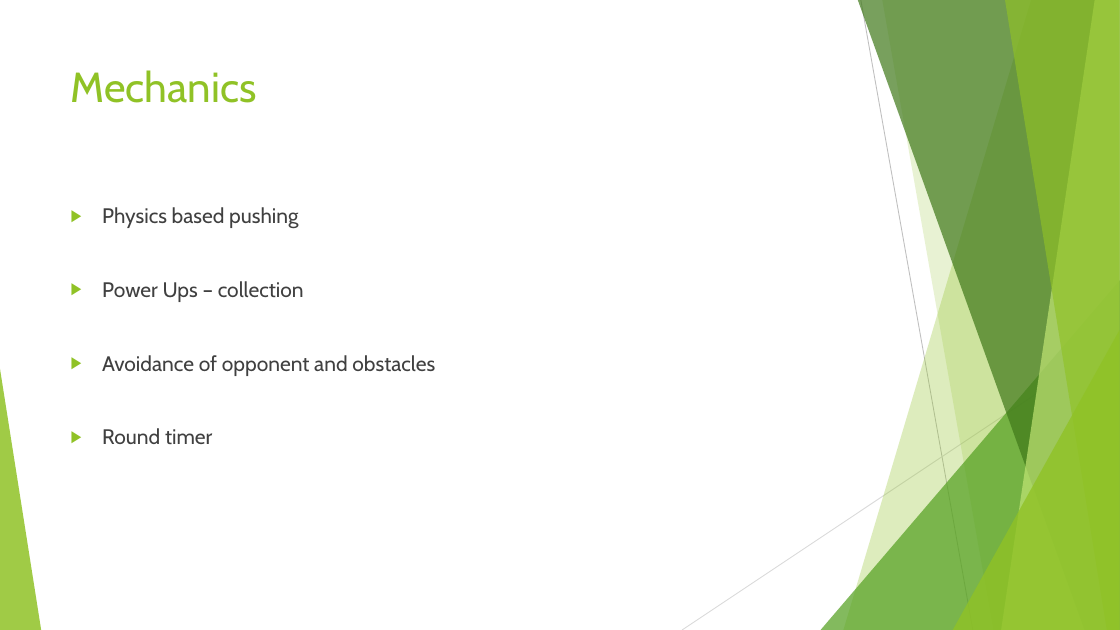
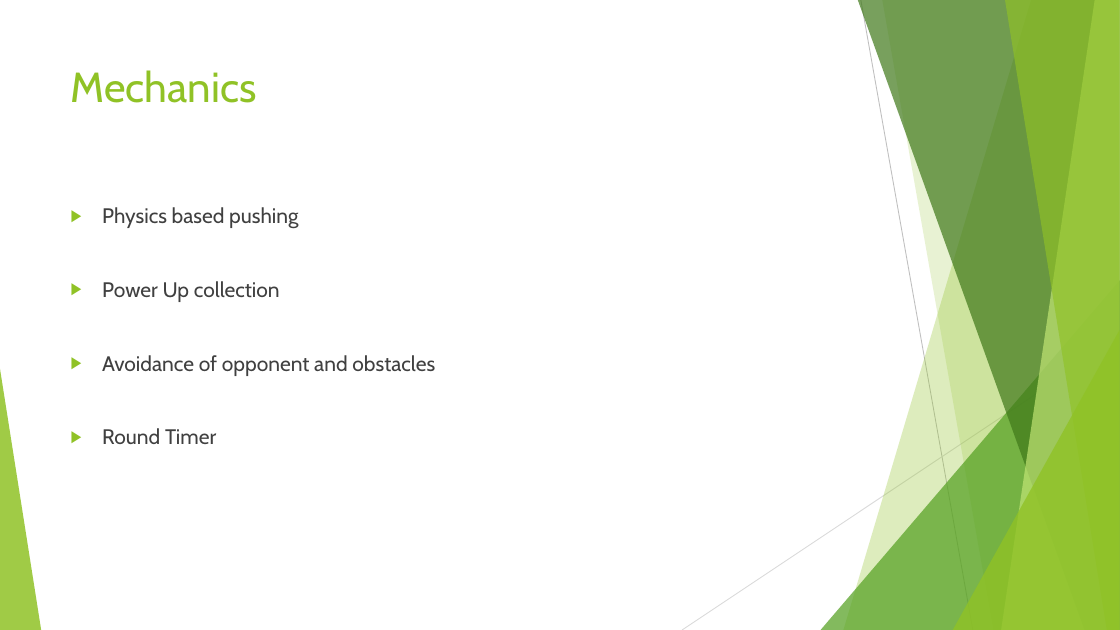
Before and after one commit to UoSGamesGroups/second-semester-s2-group-18, a slide deck: slide 3 of Presentations/first pitch.pptx. Drawn at 1120x630 pixels with LibreOffice and Linux fonts; fonts in the diff are those of the drawing. Boxes give left, top, right and bottom in pixels: in the first picture for what was removed or moved away, otherwise in the second. Text is boxed around its words. In the diff, an @@ line names an element or a change of style, - is before the commit and + after.

```diff
--- a/Presentations/first pitch.pptx
+++ b/Presentations/first pitch.pptx
@@ text at <box>102,281,280,302</box>: text changed @@
-▶ Power Ups – collection
+▶ Power Up collection
@@ text at <box>102,428,216,444</box>: text changed @@
-▶ Round timer
+▶ Round Timer
```
Also in this commit, not shown: 2 other slides changed.
